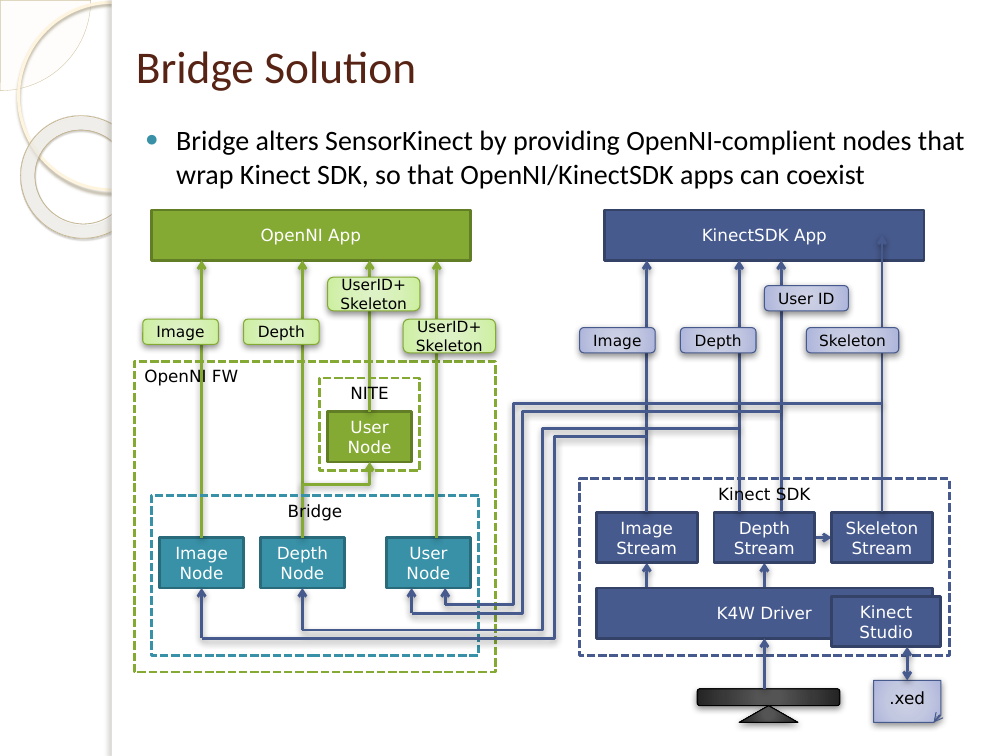
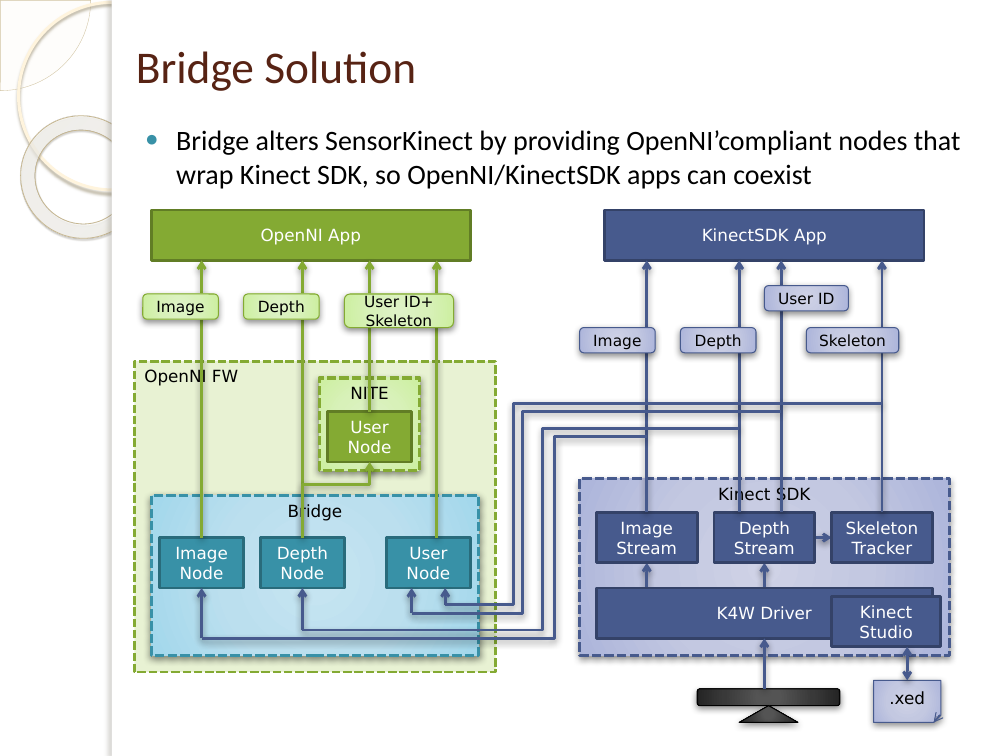
Before and after one commit to mdkus/kinect-mssdk-openni-pcl-bridge, a slide deck: slide 3 of kinect-mssdk-openni-bridge.pptx. Drawn at 1008x756 pixels with LibreOffice and Linux fonts; fonts in the diff are those of the drawing; background and template pictures are left out. Boxes give left, top, right and bottom in pixels: in the first picture for what was removed or moved away, otherwise in the second. Text is boxed around its words. In the diff, an @@ line names an element or a change of style, - is before the commit and + after.

```diff
--- a/kinect-mssdk-openni-bridge.pptx
+++ b/kinect-mssdk-openni-bridge.pptx
@@ text at <box>176,130,961,189</box>: text changed @@
-● Bridge alters SensorKinect by providing OpenNI-complient nodes that wrap Kinect SDK, so that OpenNI/KinectSDK apps can coexist
+● Bridge alters SensorKinect by providing OpenNI’compliant nodes that wrap Kinect SDK, so OpenNI/KinectSDK apps can coexist
@@ arrow moved from (882, 512) - (882, 235) to (882, 512) - (882, 260) @@
@@ rounded rectangle "Image": place and size @@
-rounded rectangle "Image" at <box>143,320,219,345</box>
+rounded rectangle "Image" at <box>143,294,219,320</box>
@@ rounded rectangle "Depth": place and size @@
-rounded rectangle "Depth" at <box>244,320,320,345</box>
+rounded rectangle "Depth" at <box>244,294,320,320</box>
@@ rounded rectangle "User ID+ Skeleton": place and size @@
-rounded rectangle "User ID+ Skeleton" at <box>328,277,420,310</box>
+rounded rectangle "User ID+ Skeleton" at <box>345,294,454,328</box>
@@ text in rounded rectangle at <box>364,294,433,330</box>: spaces changed @@
-UserID+ Skeleton
+User ID+ Skeleton
@@ rounded rectangle removed at <box>403,320,496,353</box> @@
-UserID+ Skeleton
@@ rectangle "OpenNI FW" at <box>134,361,495,671</box>: fill none to #E8F2D3 @@
@@ rectangle "NITE" at <box>320,378,420,471</box>: fill none to gradient #DFF3C7 to #D8F1BA to #CDEFA2 to #CAF199; outline #84AA33 2 pt dashed to #84AA33 2.25 pt dashed; shadow on @@
@@ rectangle "Kinect SDK" at <box>580,479,950,655</box>: fill none to gradient #CFD3E7 to #C3C9E2 to #AFB8DA to #A8B2DA; outline #475A8D 2 pt dashed to #475A8D 2.25 pt dashed; shadow on @@
@@ rectangle "Bridge" at <box>151,496,479,655</box>: fill none to gradient #C9E6F2 to #BBE0EF to #A4D8ED to #9BD7EE; outline #3891A7 2 pt dashed to #3891A7 2.25 pt dashed; shadow on @@
@@ text in rectangle at <box>846,521,919,554</box>: text changed @@
-Skeleton Stream
+Skeleton Tracker
```
Also in this commit, not shown: 6 other slides changed.
